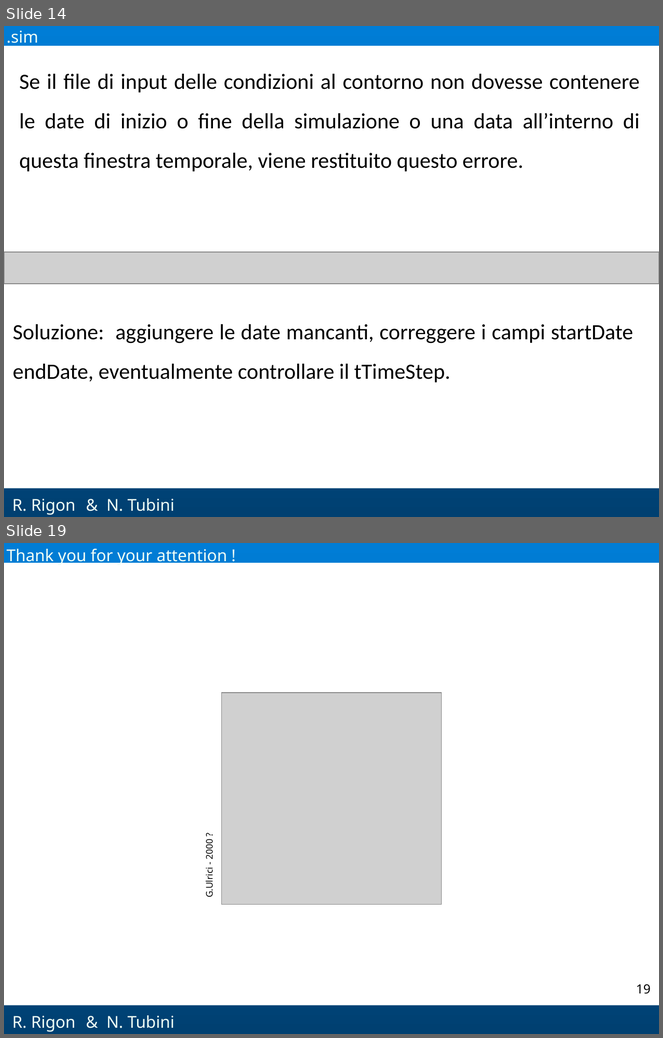
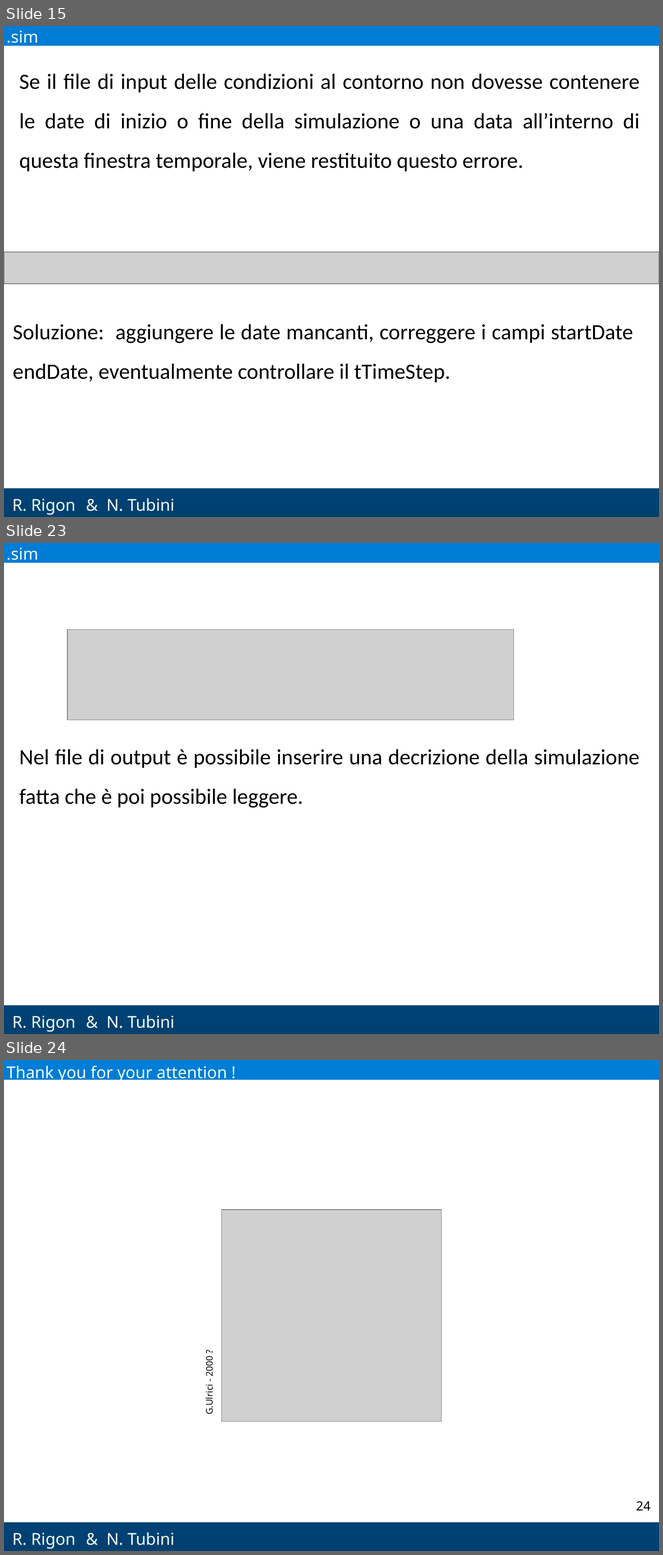
Before and after one commit to GEOframeOMSProjects/OMS_Project_Richards2D, a slide deck: docs/Richards2D.pptx. Shown one above the other, each under a label of ours: slides 14 and 19 before the commit, slides 15, 23 and 24 after it; the slides between them are not shown. The pictures are 663x1038 and 663x1555 pixels, drawn with LibreOffice and Linux fonts; fonts in the diff are those of the drawing; grey boxes stand for pictures; background and template pictures are left out. Boxes give left, top, right and bottom in pixels: in the first picture for what was removed or moved away, otherwise in the second. Text is boxed around its words. In the diff, an @@ line names an element or a change of style, - is before the commit and + after.

```diff
--- a/docs/Richards2D.pptx
+++ b/docs/Richards2D.pptx
@@ slide 23 added at [4,543,659,1034], background gradient #007DD6 to #004071; not listed: 2 template elements that a slide beside it also shows @@
@@ text added at [7,548,38,564], 18 pt, text #F1FEF6 @@
+.sim
@@ picture added at [67,629,514,720] @@
@@ text added at [19,749,640,808], 24 pt, text #000000 @@
+Nel file di output è possibile inserire una decrizione della simulazione fatta che è poi possibile leggere.
@@ text added at [106,1016,175,1029], 18 pt, text #F1FEF6 @@
+& N. Tubini
@@ what was slide 14 is now slide 15 @@
@@ what was slide 19 is now slide 24 @@
@@ page number at [636,1501,651,1511]: text changed @@
-19
+24
```
Also in this commit, not shown: 5 slides changed, 6 other slides added, 2 slides removed, 2 other files.
